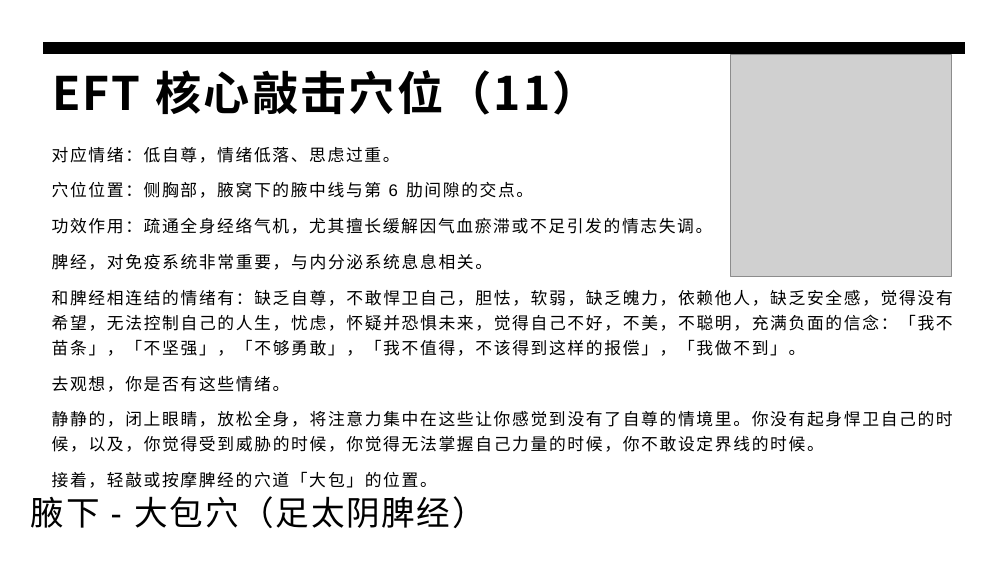
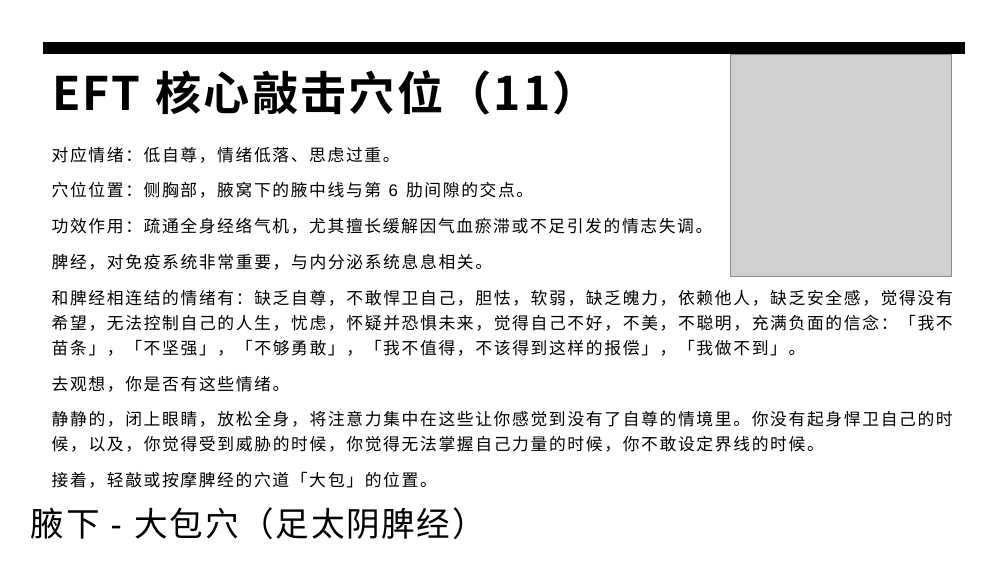
Before and after one commit to panxibei/writing, a slide deck: slide 25 of 44_心理学/28_浥尘伙伴社团原创：音乐治疗/PPT/浥尘伙伴社团原创：情绪释放疗法（EFT）心理训练.pptx. Drawn at 1008x567 pixels with LibreOffice and Linux fonts; fonts in the diff are those of the drawing; grey boxes stand for pictures. Boxes give left, top, right and bottom in pixels: in the first picture for what was removed or moved away, otherwise in the second. Text is boxed around its words. In the diff, an @@ line names an element or a change of style, - is before the commit and + after.

```diff
--- a/44_心理学/28_浥尘伙伴社团原创：音乐治疗/PPT/浥尘伙伴社团原创：情绪释放疗法（EFT）心理训练.pptx
+++ b/44_心理学/28_浥尘伙伴社团原创：音乐治疗/PPT/浥尘伙伴社团原创：情绪释放疗法（EFT）心理训练.pptx
@@ text "腋下 - 大包穴（足太阴脾经）": place and size @@
-text "腋下 - 大包穴（足太阴脾经）" at [31, 496, 486, 528]
+text "腋下 - 大包穴（足太阴脾经）" at [31, 507, 486, 539]
```
Also in this commit, not shown: 7 other slides changed, 2 slides added, 1 slide removed.
